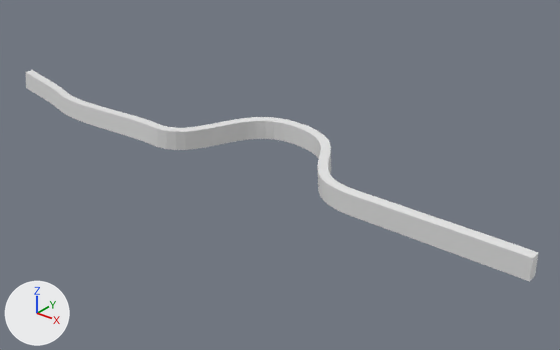
A saved change to the Blender file levels/level1.blend.
Rendered twice from a 50 mm lens placed at (68.1, -46.2, 26.6), pointed at (27.5, 4.6, -4.8). The axes (+X, +Y, +Z) are drawn at lower left. The lights are the same throughout.

The first picture shows 'Wall'.
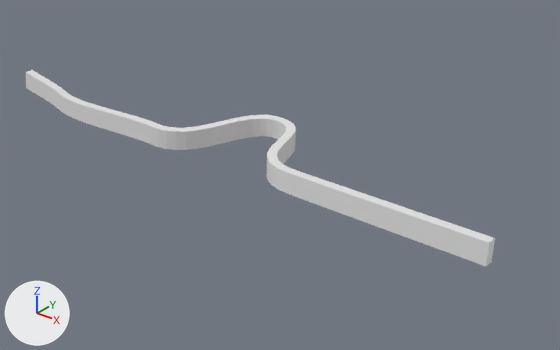
What differs and where, as boxes [x1, y1, x2, y2] in the pictures (560 x 350 px):
'Wall', reshaped (9% narrower, 8% shorter)
    before: [26, 70, 539, 282]
    after: [26, 70, 495, 266]

The change, as a list of edits to the scene's bpy script:
```text
Change cu_beziercircle:
    where _sp = cu_beziercircle.splines.new('BEZIER'); _sp.bezier_points.add(5)
    remove _sp.bezier_points.foreach_set('co', [-3.607, -0.0471, 0.0422, 2.518, -0.104, -1.286, 15.67, -0.0501, -1.286, 26.31, 8.488, -1.286, 38.63, 0.0397, -1.286, 53.46, -0.0501, -1.286])
    remove _sp.bezier_points.foreach_set('handle_left', [-5.999, -0.0247, 0.561, 0.314, -0.053, -0.526, 13.35, -0.11, -1.011, 19.46, 8.486, -1.097, 31.49, 0.0491, -1.287, 51.12, 0.00413, -1.287])
    remove _sp.bezier_points.foreach_set('handle_right', [-1.216, -0.0694, -0.476, 4.34, -0.147, -1.915, 20.95, 0.0872, -1.915, 34.06, 8.489, -1.5, 40.45, 0.0374, -1.286, 55.28, -0.0925, -1.286])
    add _sp.bezier_points.foreach_set('co', [-3.607, -0.0471, 0.0422, 2.518, -0.104, -1.286, 15.67, -0.0501, -1.286, 24.57, 8.488, -1.286, 32.55, 0.0397, -1.286, 50.3, -0.0501, -1.286])
    add _sp.bezier_points.foreach_set('handle_left', [-5.999, -0.0247, 0.561, 0.314, -0.053, -0.526, 13.35, -0.11, -1.011, 19.93, 8.485, -0.946, 26.08, 0.105, -1.286, 49.14, -0.023, -1.286])
    add _sp.bezier_points.foreach_set('handle_right', [-1.216, -0.0694, -0.476, 4.34, -0.147, -1.915, 20.95, 0.0872, -1.915, 28.87, 8.49, -1.601, 38.39, -0.0194, -1.286, 52.13, -0.0925, -1.286])
```
